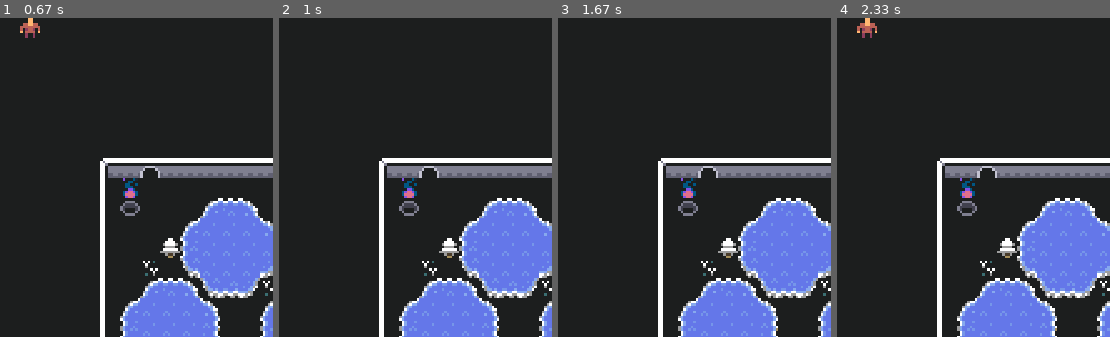
Above: before the commit, frames 1-4 (left to right).
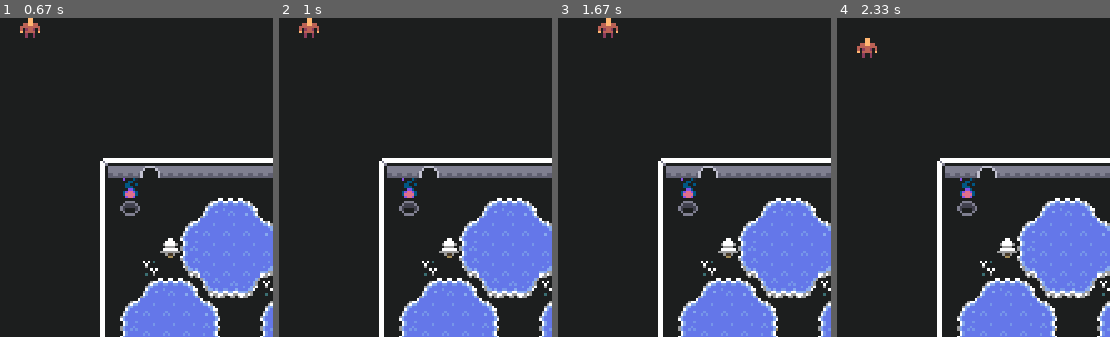
Above: after the commit, the same moments.

Repository: beacabdan/videogamesWithAI
Game: pygame game, started from class3funcionesGeneral.py
Two runs of this game, one before a commit and one after it. Both use one fixed random seed, a clock stepped at 60 frames per second and the inputs below.
Inputs:
- Up to frame 1 (0.67 s): hold Right from 0.33 s (still down)
- Up to frame 2 (1 s): release Right at 0.8 s; hold Up from 0.83 s (still down)
- Up to frame 3 (1.67 s): release Up at 1.13 s; hold Right 1.17-1.63 s
- Up to frame 4 (2.33 s): hold Left 1.67-2.2 s; hold Down from 2.23 s (still down)
The pictures show only the part of the screen within x 0-50%, y 0-50%; the shares and areas given below are measured in that part.

Frame 1 is identical in both runs. In frame 2, 0.2% of the frame differs, in the area x 7-15%, y 0-7%; in frame 3, 0.2%; in frame 4, 0.5%, in the area x 7-15%, y 0-13%.

Commit message:
Ejemplos clase 3

Diff:
--- a/class3funcionesGeneral.py
+++ b/class3funcionesGeneral.py
@@ -61,7 +61,7 @@
             gameDisplay.blit(tile, (column * tile_size_x, row * tile_size_y))
 
 def dibuja_sprite(img, y, x):
-    gameDisplay.blit(img, (config.display_width / width * x, config.display_height / height * y))  # pon un sprite en la posición xy
+    gameDisplay.blit(img, (config.display_width / grid_width * x, config.display_height / grid_height * y))  # pon un sprite en la posición xy
 
 def mueve_player():
     steppable_tiles = [0, 1, 2]  # completadlo vosotros según vuestro tileset
@@ -88,6 +88,9 @@
     except:
         return
 
+    player_pos[0] = max(0, min(player_pos[0], grid_height - 1))  # nos aseguramos de que esté dentro del rango (vert)
+    player_pos[1] = max(0, min(player_pos[1], grid_width - 1))  # nos aseguramos de que esté dentro del rango (horz)
+
 def ia_algo():
     print("Hola")
 
@@ -103,15 +106,15 @@
 pygame.init()
 
 tablero, tile_table = carga_tablero()
-height = len(tablero)
-width = len(tablero[1])
+grid_height = len(tablero)
+grid_width = len(tablero[1])
 
-config.display_height = int(config.display_width/width * height)
+config.display_height = int(config.display_width / grid_width * grid_height)
 
 gameDisplay = pygame.display.set_mode((config.display_width, config.display_height))
 
 jugador = tile_table[5][0]
-jugador = pygame.transform.scale(jugador, (int(config.display_width/width), int(config.display_height/height)))
+jugador = pygame.transform.scale(jugador, (int(config.display_width / grid_width), int(config.display_height / grid_height)))
 
 player_pos = [0, 0]  # generate a position for the player
 puntuacion = 0
